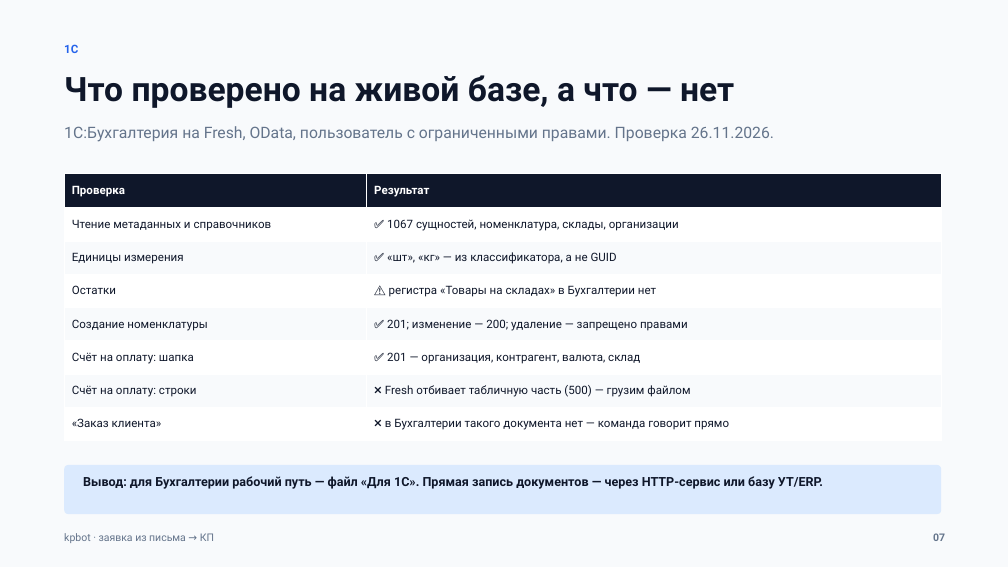
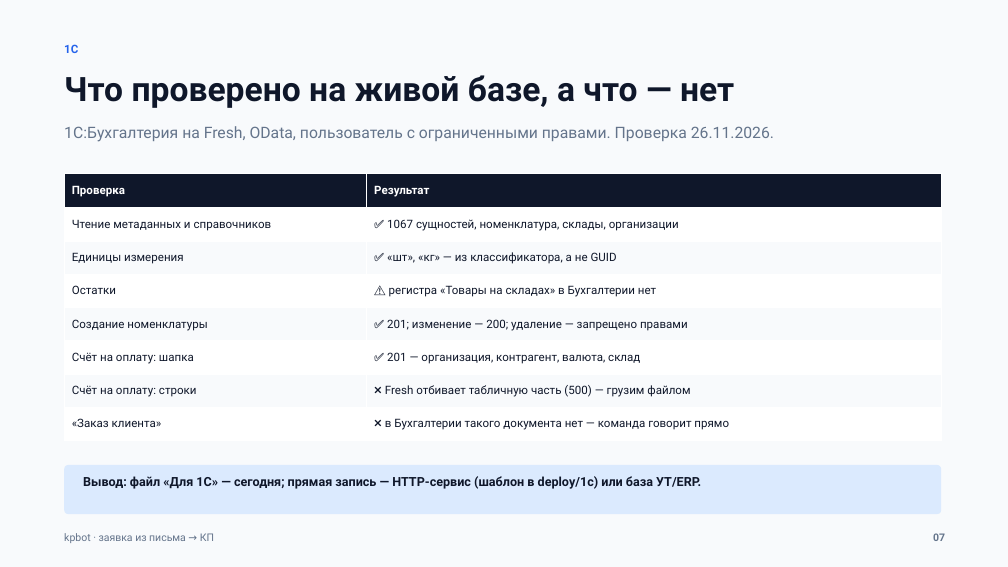
Before and after one commit to IvanBurtsev/Kpbot, a slide deck: slide 7 of presentation/kpbot-deck.pptx. Drawn at 1008x567 pixels with LibreOffice and Linux fonts; fonts in the diff are those of the drawing. Boxes give left, top, right and bottom in pixels: in the first picture for what was removed or moved away, otherwise in the second. Text is boxed around its words. In the diff, an @@ line names an element or a change of style, - is before the commit and + after.

Commit message:
feat: HTTP-сервис 1С для записи счёта с позициями
OData в Бухгалтерии на Fresh не принимает табличную часть документа, поэтому
добавлен второй путь: документ пишет сама 1С.

* deploy/1c/kpbot-invoice.bsl — готовый обработчик HTTP-сервиса: JSON →
  «Счёт на оплату покупателю» с позициями, НДС, складом и проведением;
* docs/ONE_C_HTTP_SERVICE.md — контракт, установка в конфигураторе, права,
  проверка curl, ограничения;
* kpbot: KPBOT_ONE_C_SERVICE_URL и create_invoice_via_service();
  команда 1c-invoice --via auto|service|odata;
* тесты клиента: успех, отказ 1С, HTTP-ошибка, отсутствие адреса — 253 теста;
* колода и аттестация обновлены: 253 теста, 3 позиции номенклатуры
  (помеченные на удаление больше не попадают в справочник).

```diff
--- a/presentation/kpbot-deck.pptx
+++ b/presentation/kpbot-deck.pptx
@@ text at (83, 476, 701, 489): text changed @@
-Вывод: для Бухгалтерии рабочий путь — файл «Для 1С». Прямая запись документов — через HTTP-сервис или базу УТ/ERP.
+Вывод: файл «Для 1С» — сегодня; прямая запись — HTTP-сервис (шаблон в deploy/1c) или база УТ/ERP.
```
Also in this commit, not shown: 2 other slides changed, 15 other files.
